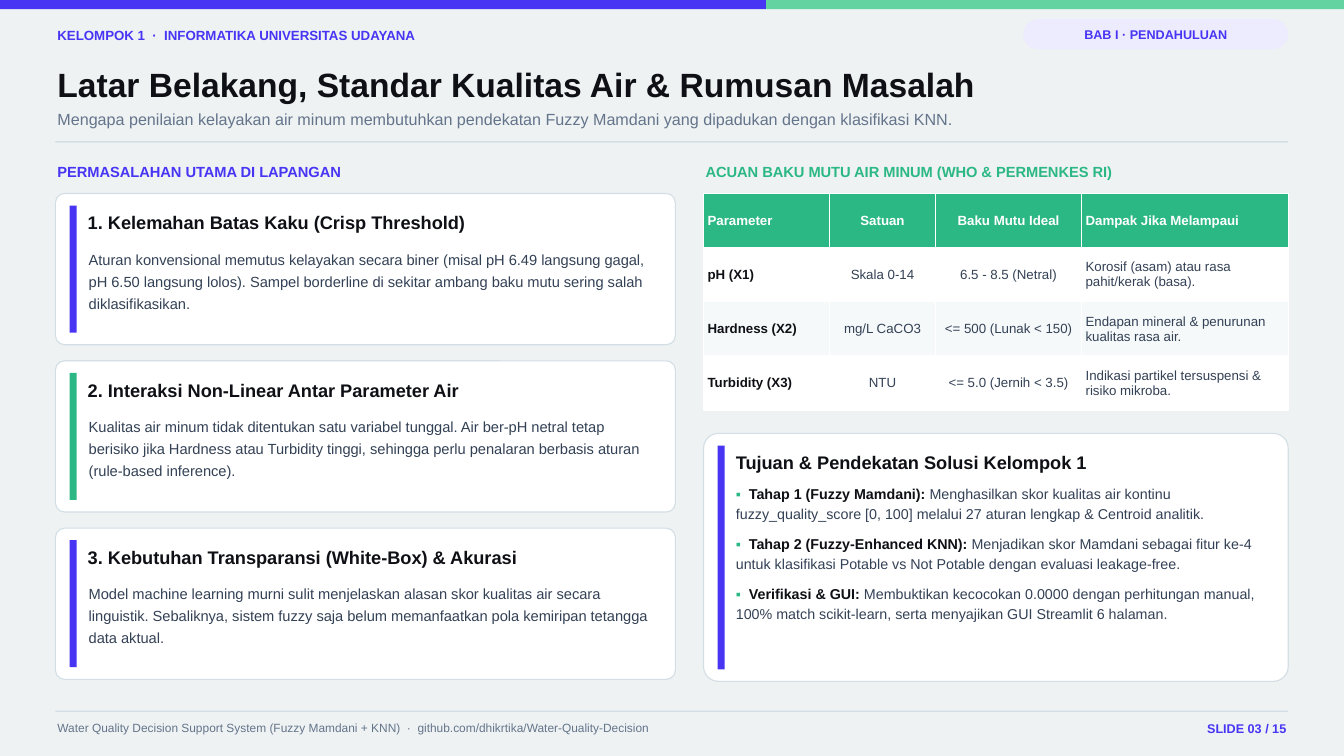
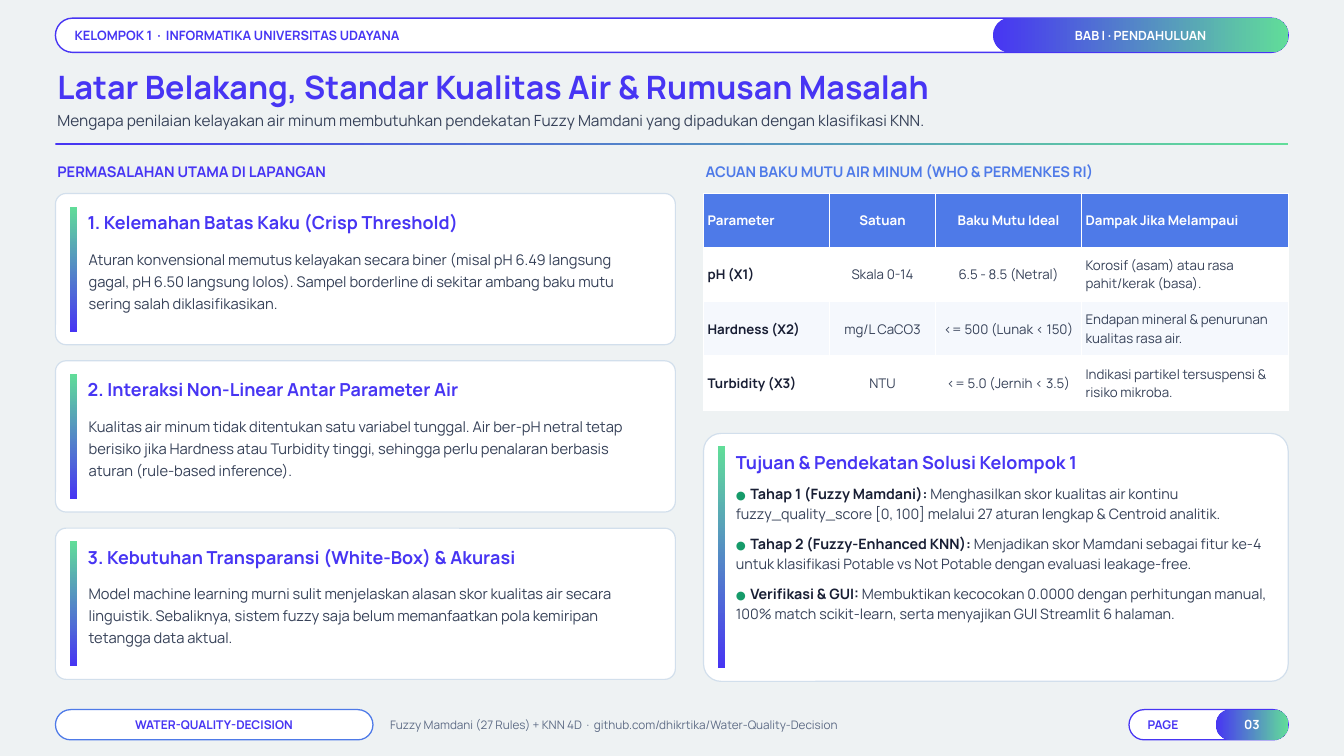
Before and after one commit to Niel-1/Water-Quality-Decision, a slide deck: slide 3 of docs/Presentasi_Final_Project_TLF_Kelompok_1.pptx. Drawn at 1344x756 pixels with LibreOffice and Linux fonts; fonts in the diff are those of the drawing; background and template pictures are left out. Boxes give left, top, right and bottom in pixels: in the first picture for what was removed or moved away, otherwise in the second. Text is boxed around its words. In the diff, an @@ line names an element or a change of style, - is before the commit and + after.

```diff
--- a/docs/Presentasi_Final_Project_TLF_Kelompok_1.pptx
+++ b/docs/Presentasi_Final_Project_TLF_Kelompok_1.pptx
@@ rectangle removed at bbox=[0, 0, 766, 9] @@
@@ rounded rectangle "KELOMPOK 1 · INFORMATIKA UNIVERSITAS ...": place and size @@
-rounded rectangle "KELOMPOK 1 · INFORMATIKA UNIVERSITAS ..." at bbox=[57, 30, 415, 40]
+rounded rectangle "KELOMPOK 1 · INFORMATIKA UNIVERSITAS ..." at bbox=[55, 18, 1289, 52]
@@ rounded rectangle "KELOMPOK 1 · INFORMATIKA UNIVERSITAS ..." at bbox=[55, 18, 1289, 52]: size 9.5 to 9.2 pt, font Arial to Manrope; line spacing 1.18 to 1; vertical alignment top to middle; fill none to #FFFFFF; outline none to #4735F3 1 pt @@
@@ rectangle removed at bbox=[766, 0, 1344, 9] @@
@@ rounded rectangle "BAB I · PENDAHULUAN": place and size @@
-rounded rectangle "BAB I · PENDAHULUAN" at bbox=[1023, 19, 1289, 49]
+rounded rectangle "BAB I · PENDAHULUAN" at bbox=[993, 18, 1289, 52]
@@ rounded rectangle "BAB I · PENDAHULUAN" at bbox=[993, 18, 1289, 52]: font Arial to Manrope, text colour #4735F3 to #FFFFFF; fill #EDEBFE to gradient #4735F3 to #61DD99 @@
@@ text "Latar Belakang, Standar Kualitas Air ..." at bbox=[57, 75, 929, 107]: size 24 to 23 pt, font Arial to Manrope, text colour #0F1015 to #4735F3 @@
@@ text "Mengapa penilaian kelayakan air minum ..." at bbox=[57, 114, 924, 130]: size 11.5 to 11 pt, font Arial to Manrope, text colour #64748B to #364158 @@
@@ rectangle at bbox=[55, 143, 1289, 145]: fill #D3DFE5 to gradient #4735F3 to #61DD99 @@
@@ text "PERMASALAHAN UTAMA DI LAPANGAN" at bbox=[57, 166, 326, 177]: font Arial to Manrope @@
@@ text "ACUAN BAKU MUTU AIR MINUM ..." at bbox=[706, 164, 1093, 179]: font Arial to Manrope, text colour #2BB885 to #4E7AE8 @@
@@ table at bbox=[704, 194, 1289, 410] @@
@@ fill #2BB885 to #4E7AE8 in row 1 @@
@@ fill #F6F9FA to #F5F8FD in row 3 @@
@@ font Arial to Manrope @@
@@ text colour #0F1015 to #181E34 in "pH (X1)", "Hardness (X2)", "Turbidity (X3)" @@
@@ text colour #334155 to #364158 in "Skala 0-14", "6.5 - 8.5 (Netral)", "Korosif (asam) atau rasa pahit/kerak (basa).", "mg/L CaCO3" and 5 more places @@
@@ rectangle at bbox=[70, 374, 77, 499]: fill #2BB885 to gradient #4735F3 to #61DD99 @@
@@ outline #D3DFE5 0.8 pt to #D2DFEC 0.85 pt; proportions changed in 4 elements at bbox=[55, 194, 676, 345], bbox=[55, 361, 676, 512], bbox=[55, 528, 676, 680], bbox=[704, 434, 1289, 682] @@
@@ size 13 to 12.8 pt, font Arial to Manrope, text colour #0F1015 to #4735F3 in 4 elements at bbox=[88, 214, 458, 234], bbox=[88, 383, 458, 397], bbox=[88, 549, 515, 569], bbox=[736, 456, 1077, 474] @@
@@ text at bbox=[736, 487, 1266, 623]: text changed; font Arial to Manrope; text colour #334155 to #364158 @@
-▪ Tahap 1 (Fuzzy Mamdani): Menghasilkan skor kualitas air kontinu fuzzy_quality_score [0, 100] melalui 27 aturan lengkap & Centroid analitik.
-▪ Tahap 2 (Fuzzy-Enhanced KNN): Menjadikan skor Mamdani sebagai fitur ke-4 untuk klasifikasi Potable vs Not Potable dengan evaluasi leakage-free.
-▪ Verifikasi & GUI: Membuktikan kecocokan 0.0000 dengan perhitungan manual, 100% match scikit-learn, serta menyajikan GUI Streamlit 6 halaman.
+● Tahap 1 (Fuzzy Mamdani): Menghasilkan skor kualitas air kontinu fuzzy_quality_score [0, 100] melalui 27 aturan lengkap & Centroid analitik.
+● Tahap 2 (Fuzzy-Enhanced KNN): Menjadikan skor Mamdani sebagai fitur ke-4 untuk klasifikasi Potable vs Not Potable dengan evaluasi leakage-free.
+● Verifikasi & GUI: Membuktikan kecocokan 0.0000 dengan perhitungan manual, 100% match scikit-learn, serta menyajikan GUI Streamlit 6 halaman.
@@ fill #4735F3 to gradient #4735F3 to #61DD99 in 3 elements at bbox=[718, 447, 725, 668], bbox=[70, 207, 77, 332], bbox=[70, 541, 77, 666] @@
@@ font Arial to Manrope, text colour #334155 to #364158 in 3 elements at bbox=[89, 253, 614, 313], bbox=[89, 421, 623, 479], bbox=[89, 588, 611, 647] @@
@@ rectangle removed at bbox=[55, 711, 1289, 712] @@
@@ rounded rectangle added at bbox=[55, 710, 373, 740], fill #FFFFFF, outline #4E7AE8 0.9 pt, 8.6 pt, text #4735F3, bold @@
+WATER-QUALITY-DECISION
@@ text at bbox=[390, 719, 838, 732]: text changed; size 8.5 to 8.4 pt; font Arial to Manrope; text colour #64748B to #5E6C86 @@
-Water Quality Decision Support System (Fuzzy Mamdani + KNN) · github.com/dhikrtika/Water-Quality-Decision
+Fuzzy Mamdani (27 Rules) + KNN 4D · github.com/dhikrtika/Water-Quality-Decision
@@ rounded rectangle added at bbox=[1129, 710, 1289, 740], fill #FFFFFF, outline #4735F3 0.9 pt, 8.6 pt, text #4735F3, bold @@
+PAGE
@@ rounded rectangle "03": place and size @@
-rounded rectangle "03" at bbox=[1207, 724, 1286, 733]
+rounded rectangle "03" at bbox=[1216, 710, 1289, 740]
@@ rounded rectangle "03" at bbox=[1216, 710, 1289, 740]: vertical alignment top to middle; fill none to gradient #4735F3 to #61DD99 @@
@@ text in rounded rectangle at bbox=[1244, 720, 1260, 729]: text changed; font Arial to Manrope; text colour #4735F3 to #FFFFFF @@
-SLIDE 03 / 15
+03
```
Also in this commit, not shown: 14 other slides changed, 2 other files.
